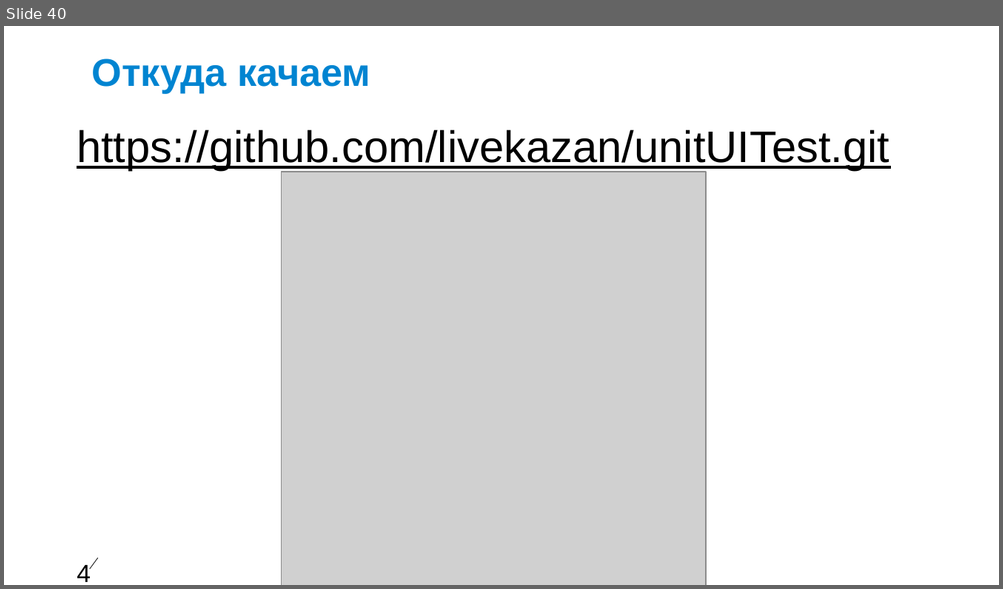
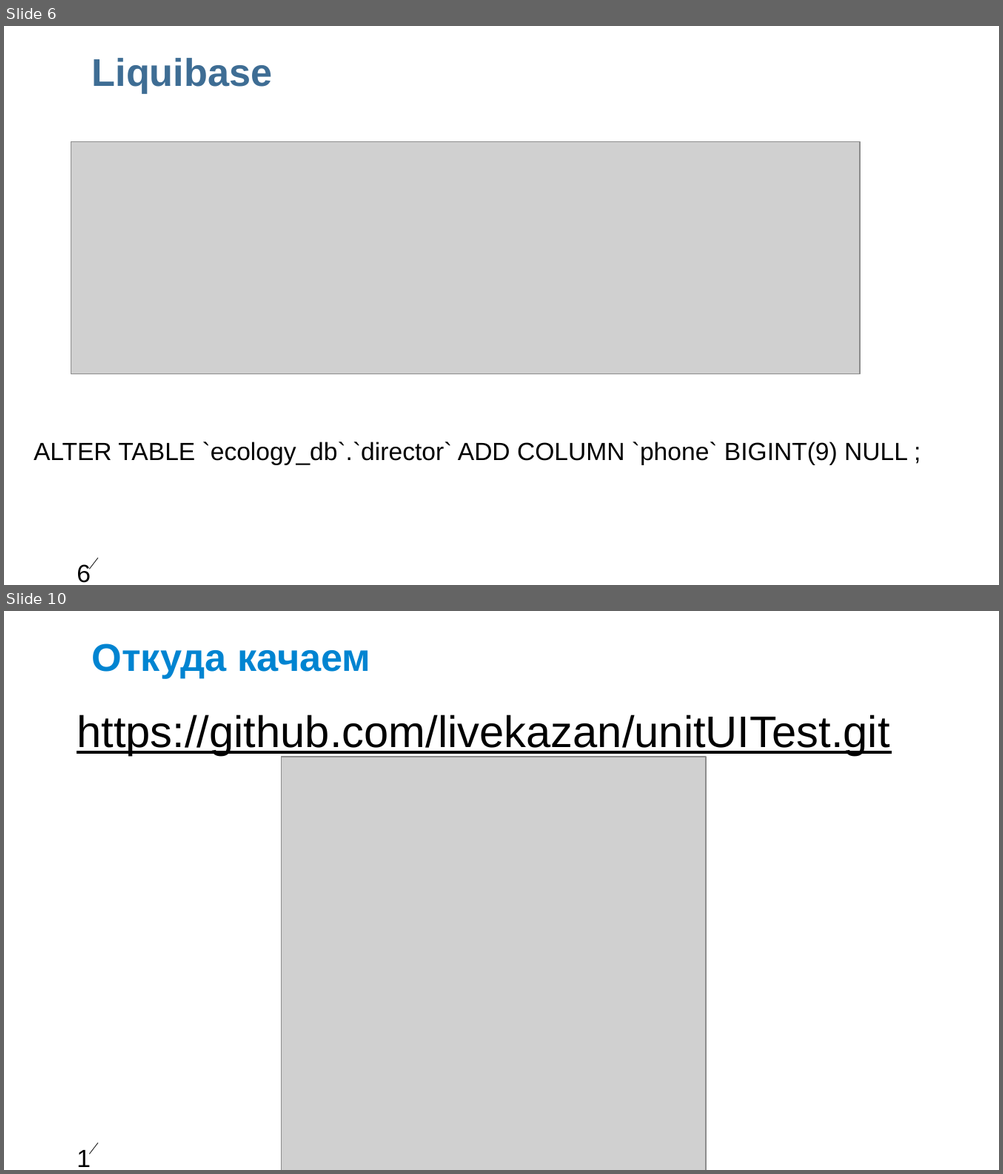
Before and after one commit to livekazan/unitUITest, a slide deck: LiquiBase.ppt. Shown one above the other, each under a label of ours: slide 40 before the commit, slides 6 and 10 after it; the slides between them are not shown. The pictures are 1003x589 and 1003x1174 pixels, drawn with LibreOffice and Linux fonts; fonts in the diff are those of the drawing; grey boxes stand for pictures; background and template pictures are left out. Boxes give left, top, right and bottom in pixels: in the first picture for what was removed or moved away, otherwise in the second. Text is boxed around its words. In the diff, an @@ line names an element or a change of style, - is before the commit and + after.

```diff
--- a/LiquiBase.ppt
+++ b/LiquiBase.ppt
@@ slide 6 added at [4,26,999,585], background #FFFFFF; not listed: 2 template elements that a slide beside it also shows @@
@@ free added at [91,48,976,141], 28 pt, text #3E6D94, bold @@
+Liquibase
@@ picture added at [71,142,859,374] @@
@@ text added at [34,442,908,465], 18 pt, text #000000 @@
+ALTER TABLE `ecology_db`.`director` ADD COLUMN `phone` BIGINT(9) NULL ;
@@ what was slide 40 is now slide 10 @@
@@ page number at [73,1141,90,1165]: text changed @@
-40
+10
```
Also in this commit, not shown: 1 slide changed, 7 other slides added, 38 slides removed, 1 other file.
